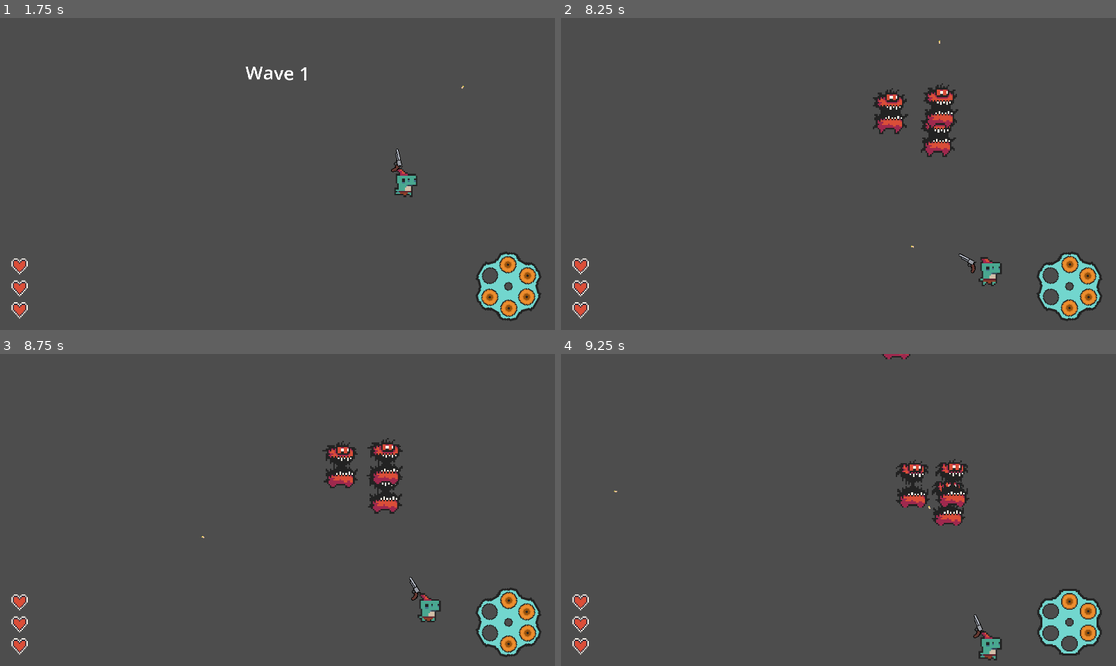
Above: before the commit, frames 1-4 (two rows, left to right).
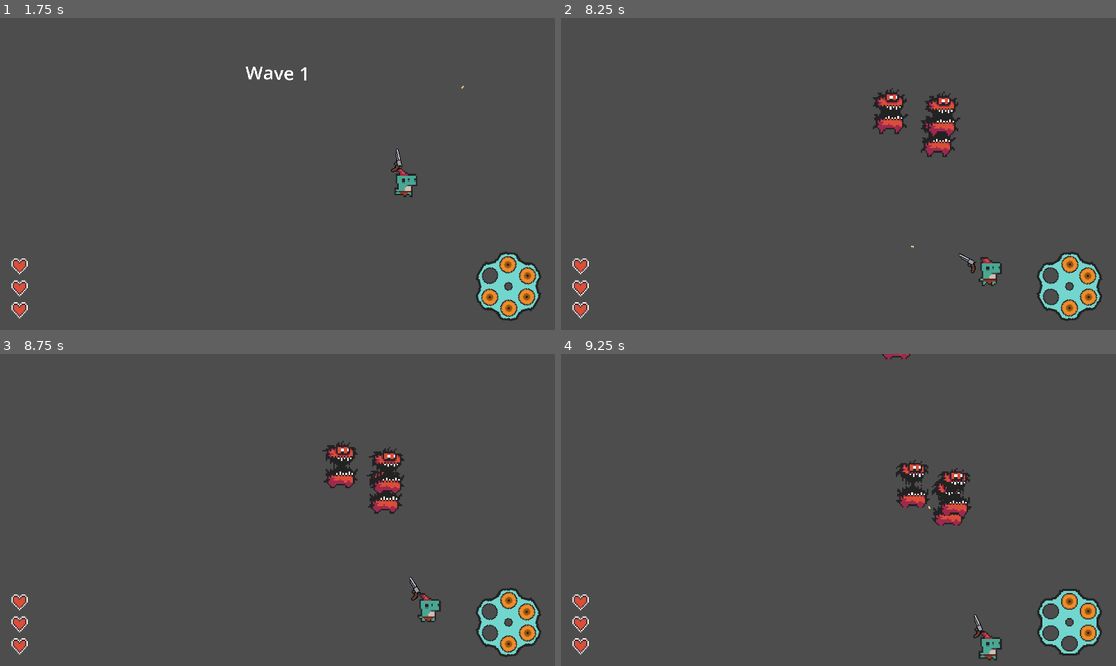
Above: after the commit, the same moments.

Repository: Meemog/GMTK2025
Game: Godot game, scene res://main.tscn
The game is run twice, just before and just after one commit, with the same random seed, the same clock (stepped at 60 frames per second) and the same inputs.
Inputs (mouse positions are in pixels of both pictures, inside the frame that each line leads up to):
- Up to frame 1 (1.75 s): click "Play" at 0.5 s; move the mouse to (399, 158) at 1.27 s; hold D (right) from 1.28 s (still down); tap Space (dash) at 1.35 s; click (399, 158) at 1.42 s
- Up to frame 2 (8.25 s): release D (right) at 2 s; drag from (727, 189) to (988, 186) at 2.02 s; move the mouse to (894, 105) at 2.77 s; hold D (right) 2.78-3.5 s; tap Space (dash) every 1.5 s from 2.85 to 7.35 s; click (894, 105) at 2.92 s; drag from (810, 236) to (832, 64) at 3.52 s; move the mouse to (1005, 220) at 4.27 s; hold A (left) 4.28-5 s; click (1005, 220) at 4.42 s; drag from (672, 127) to (755, 96) at 5.02 s; move the mouse to (866, 174) at 5.77 s; hold S (down) 5.78-6.5 s; click (866, 174) at 5.92 s; drag from (755, 96) to (727, 189) at 6.52 s; move the mouse to (960, 158) at 7.27 s; hold W (up) 7.28-8 s; click (960, 158) at 7.42 s; drag from (727, 189) to (882, 102) at 8.02 s
- Up to frame 3 (8.75 s): no input
- Up to frame 4 (9.25 s): move the mouse to (894, 441) at 8.77 s; hold S (down) from 8.78 s (still down); tap Space (dash) at 8.85 s; click (894, 441) at 8.92 s

Frame 1 is identical in both runs. In frame 2, 0.7% of the frame differs, in the area x 65-72%, y 7-39%; in frame 3, 0.7%, in the area x 36-73%, y 26-60%; in frame 4, 0.7%.

Commit message:
added range attribute to bulletProjectile and Bullet

Diff:
--- a/main/Bullets/basic_bullet.tres
+++ b/main/Bullets/basic_bullet.tres
@@ -10,6 +10,7 @@
 damage = 10.0
 knockback = 10.0
 speed = 1000.0
+range = 0.5
 piercing = false
 description = "Simple and Effective
 "
--- a/main/Bullets/ice_bullet.tres
+++ b/main/Bullets/ice_bullet.tres
@@ -9,8 +9,10 @@
 name = "Ice Bullet"
 damage = 4.0
 knockback = 10.0
-speed = 500.0
+speed = 700.0
+range = 0.5
 piercing = false
+recoil = 0.0
 description = "Slows Enemies"
 side_view_texture = ExtResource("3_e6muv")
 back_view_texture = ExtResource("1_1dmss")
--- a/main/Bullets/robin_hood_bullet.tres
+++ b/main/Bullets/robin_hood_bullet.tres
@@ -10,6 +10,7 @@
 damage = 8.0
 knockback = 5.0
 speed = 1000.0
+range = 0.5
 piercing = true
 description = "Your next three bullets have piercing but do 40% less damage."
 side_view_texture = ExtResource("3_jy03w")
--- a/main/Data/bullet.gd
+++ b/main/Data/bullet.gd
@@ -8,7 +8,9 @@
 @export var damage : float
 @export var knockback : float
 @export var speed : float
+@export var range : float
 @export var piercing : bool = false
+@export var recoil : float = 0.0
 @export_multiline var description : String
 
 @export_group("Bullet Visuals")
--- a/main/Scenes/update_chamber_overlay.tscn
+++ b/main/Scenes/update_chamber_overlay.tscn
@@ -120,7 +120,7 @@
 
 [node name="Label" type="Label" parent="BulletToolTip/PanelContainer/MarginContainer/VBoxContainer/Damage"]
 layout_mode = 2
-text = "Damage:"
+text = "Damage"
 
 [node name="DamageProgressBar" type="ProgressBar" parent="BulletToolTip/PanelContainer/MarginContainer/VBoxContainer/Damage"]
 custom_minimum_size = Vector2(120, 20)
@@ -139,7 +139,7 @@
 
 [node name="Label" type="Label" parent="BulletToolTip/PanelContainer/MarginContainer/VBoxContainer/Damage3"]
 layout_mode = 2
-text = "Speed    :"
+text = "Speed"
 
 [node name="SpeedProgressBar" type="ProgressBar" parent="BulletToolTip/PanelContainer/MarginContainer/VBoxContainer/Damage3"]
 custom_minimum_size = Vector2(120, 20)
@@ -158,7 +158,7 @@
 
 [node name="Label" type="Label" parent="BulletToolTip/PanelContainer/MarginContainer/VBoxContainer/Damage4"]
 layout_mode = 2
-text = "Knock Back:"
+text = "Knock Back"
 
 [node name="KnockBackProgressBar" type="ProgressBar" parent="BulletToolTip/PanelContainer/MarginContainer/VBoxContainer/Damage4"]
 custom_minimum_size = Vector2(120, 20)
@@ -168,6 +168,24 @@
 max_value = 20.0
 step = 0.1
 value = 20.0
+show_percentage = false
+
+[node name="Damage5" type="HBoxContainer" parent="BulletToolTip/PanelContainer/MarginContainer/VBoxContainer"]
+layout_mode = 2
+mouse_filter = 2
+alignment = 1
+
+[node name="Label" type="Label" parent="BulletToolTip/PanelContainer/MarginContainer/VBoxContainer/Damage5"]
+layout_mode = 2
+text = "Range"
+
+[node name="KnockBackProgressBar" type="ProgressBar" parent="BulletToolTip/PanelContainer/MarginContainer/VBoxContainer/Damage5"]
+custom_minimum_size = Vector2(120, 20)
+layout_mode = 2
+size_flags_horizontal = 10
+mouse_filter = 2
+max_value = 1.0
+value = 1.0
 show_percentage = false
 
 [node name="MarginContainer" type="MarginContainer" parent="."]
--- a/main/Scripts/bullet.gd
+++ b/main/Scripts/bullet.gd
@@ -3,6 +3,8 @@
 
 var damage = 10
 var knockback = 15
+var range : float = 0.5
+var flying_effect_cooldown : float = 0.3
 var travel_vector
 var speed: int
 var piercing : bool = false
@@ -11,9 +13,21 @@
 
 var status_effect_node_scene : PackedScene = preload("res://Scenes/status_effect_node.tscn")
 
+var flying_effect_counter : float = 0.0
+var range_counter : float = 0.0
 var data : Bullet
 
 func _process(delta: float) -> void:
+    flying_effect_counter += delta
+    range_counter += delta
+
+    if range_counter >= range:
+        queue_free()
+
+    if flying_effect_counter >= flying_effect_cooldown:
+        flying_effect_counter = 0.0
+        data.flying()
+
     position += travel_vector * speed * delta
 
 func shoot(player : Player) -> void:
--- a/main/Scripts/enemy.gd
+++ b/main/Scripts/enemy.gd
@@ -16,9 +16,10 @@
     position += linear_velocity
 
 func take_damage(damage : float) -> void:
-    hitpoints -= damage
-    if hitpoints <= 0:
-        die()
+    if damage > 0:
+        hitpoints -= damage
+        if hitpoints <= 0:
+            die()
 
 func process_knockback(knockback : float, direction: Vector2) -> void:
     linear_velocity += knockback * direction
